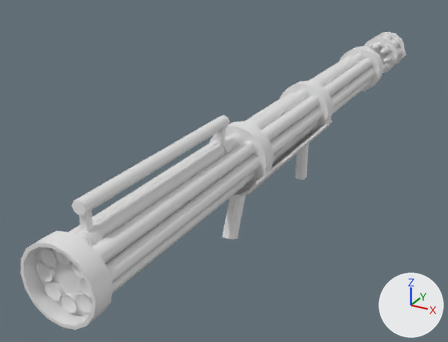
One commit to the OBJ model src/main/resources/assets/hbm/models/weapons/fliegerfaust.obj: the scene before it, then after it.
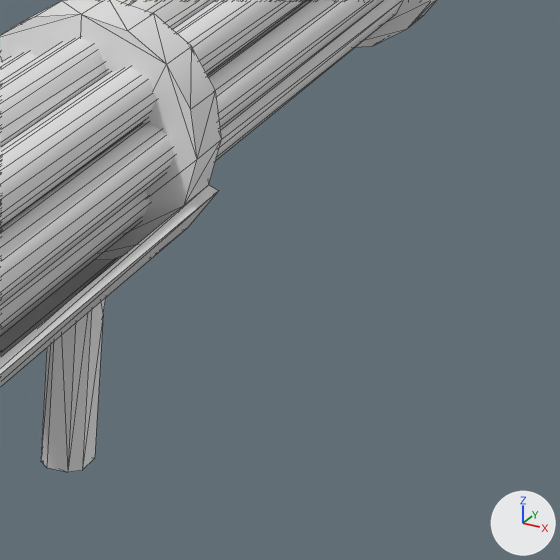
The first picture shows the older version from a camera (50 mm lens) standing at (5.56, -13.27, 4.96) and looking at (-1.55, -0.34, -1.51). The close-ups show the older and then the newer version on the part from 64% to 90% of the width and 24% to 58% of the height of that picture. Only the edits that show in the close-ups are written down. The lights are fixed; the arrows at lower right show +X, +Y and +Z. The close-ups show mesh edges as thin lines. Where no turn or scale is listed for an object, it has been applied to the vertices. Vertices at exactly the same position are counted once.

Names of what the first close-up shows: 'Launcher'.
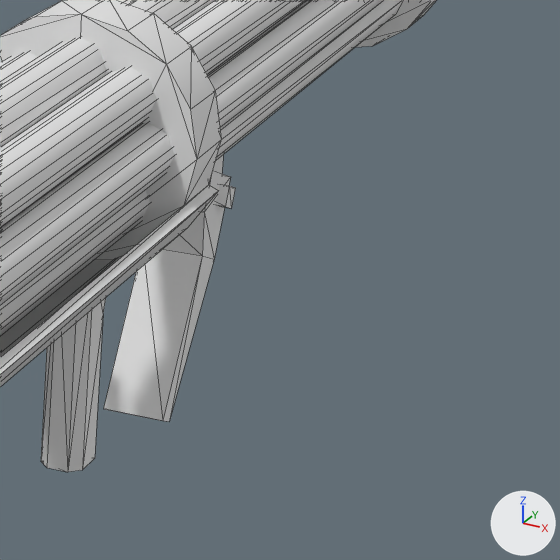
Patch to the scene script:
```diff
--- a/src/main/resources/assets/hbm/models/weapons/fliegerfaust.obj.py
+++ b/src/main/resources/assets/hbm/models/weapons/fliegerfaust.obj.py
@@ me_launcher @@
 # used by ob_launcher; location = (0.0, 0.0, 0.0)
-me_launcher.from_pydata(...)  # 833 vertices, 1240 faces; spans x -1.1..0.69, y -8.0..6.0, z -1.94..1.09
+me_launcher.from_pydata(...)  # 897 vertices, 1334 faces; spans x -1.1..0.69, y -8.0..6.0, z -2.1..1.09
+# me_launcher part 1: a new loose piece of 14 vertices spanning x -0.19..0.19, y 2.18..3.1, z -2.1..-0.66
+# me_launcher part 2
+# 16 vertices are added at x -0.25..0.25, y 2.75..3.12, z -1.0..-0.63
+# 22 new faces join them
+# other edits to the shape of me_launcher do not show in these pictures
```

Changed parts and their boxes [x1, y1, x2, y2] in the close-ups (560 x 560 px):
part 1 of me_launcher, added
    after: [103, 171, 231, 421]
part 2 of me_launcher, added
    after: [213, 154, 236, 208]
